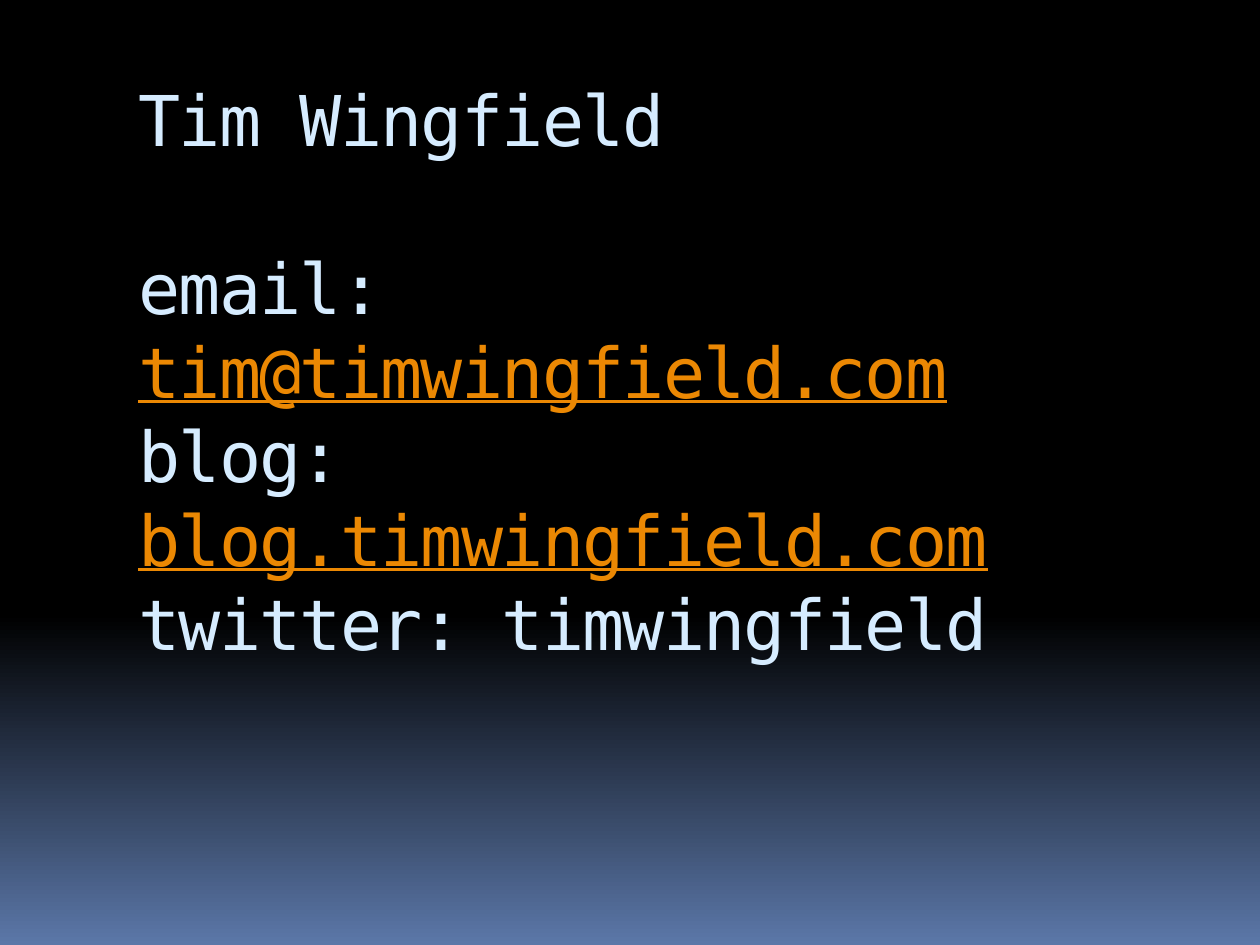
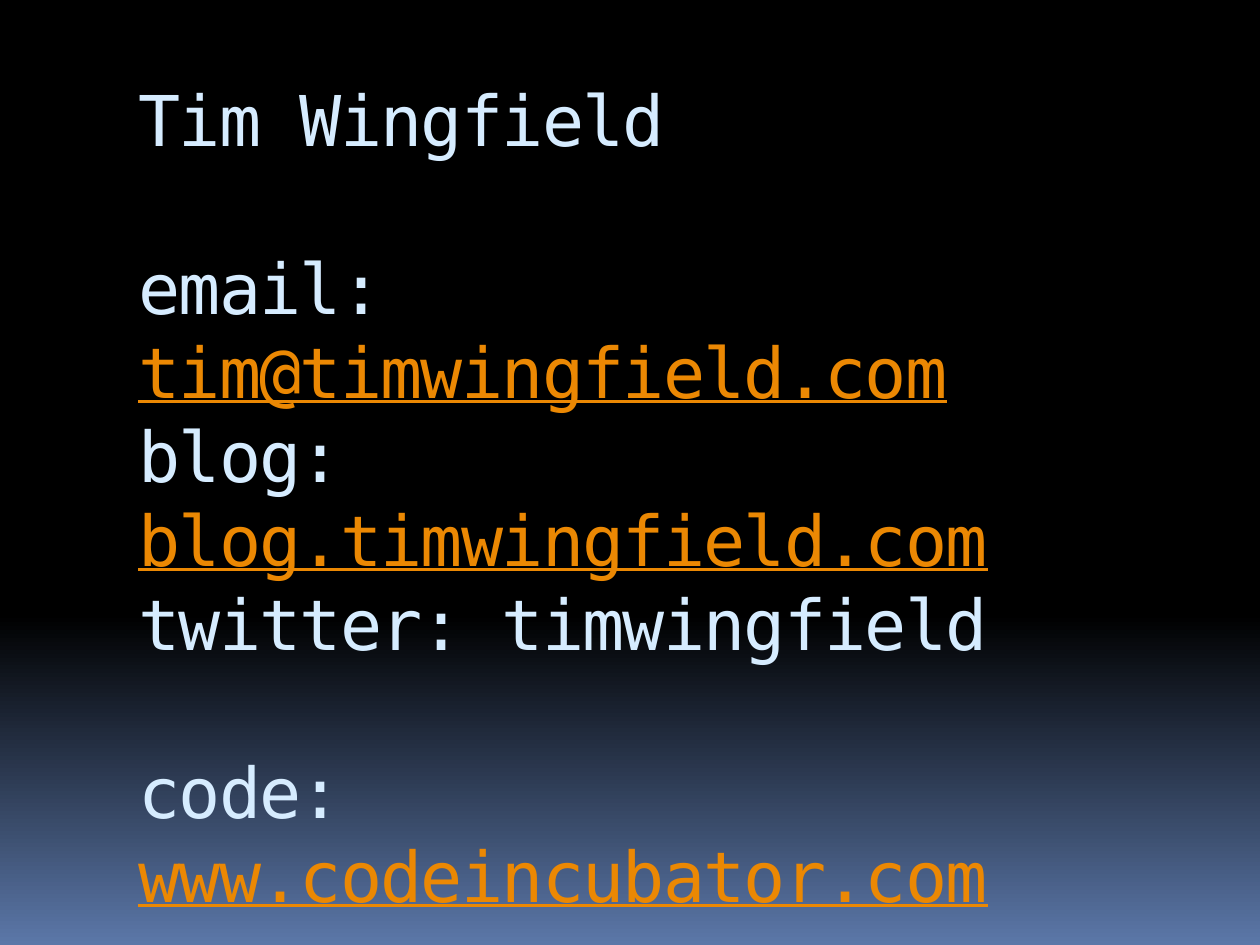
Before and after one commit to stevenharman/codeincubator, a slide deck: slide 27 of Samples/Getting-Started-With-MVC/Getting Started with MVC.pptx. Drawn at 1260x945 pixels with LibreOffice and Linux fonts; fonts in the diff are those of the drawing. Boxes give left, top, right and bottom in pixels: in the first picture for what was removed or moved away, otherwise in the second. Text is boxed around its words. In the diff, an @@ line names an element or a change of style, - is before the commit and + after.

```diff
--- a/Samples/Getting-Started-With-MVC/Getting Started with MVC.pptx
+++ b/Samples/Getting-Started-With-MVC/Getting Started with MVC.pptx
@@ title at bbox=[138, 92, 988, 907]: text changed; text colour #D6ECFF to #EB8803 @@
-Tim Wingfield
-email: tim@timwingfield.com
-blog: blog.timwingfield.com
-twitter: timwingfield
+Tim Wingfield
+email: tim@timwingfield.com
+blog: blog.timwingfield.com
+twitter: timwingfield
+code: www.codeincubator.com
```
